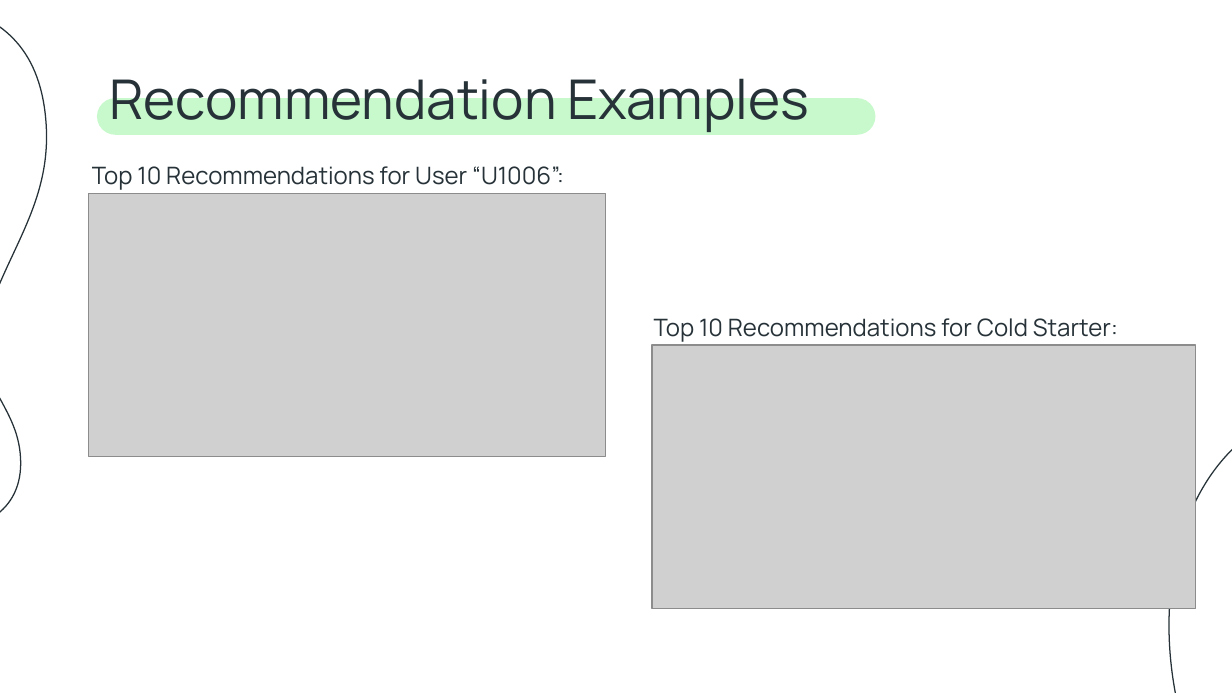
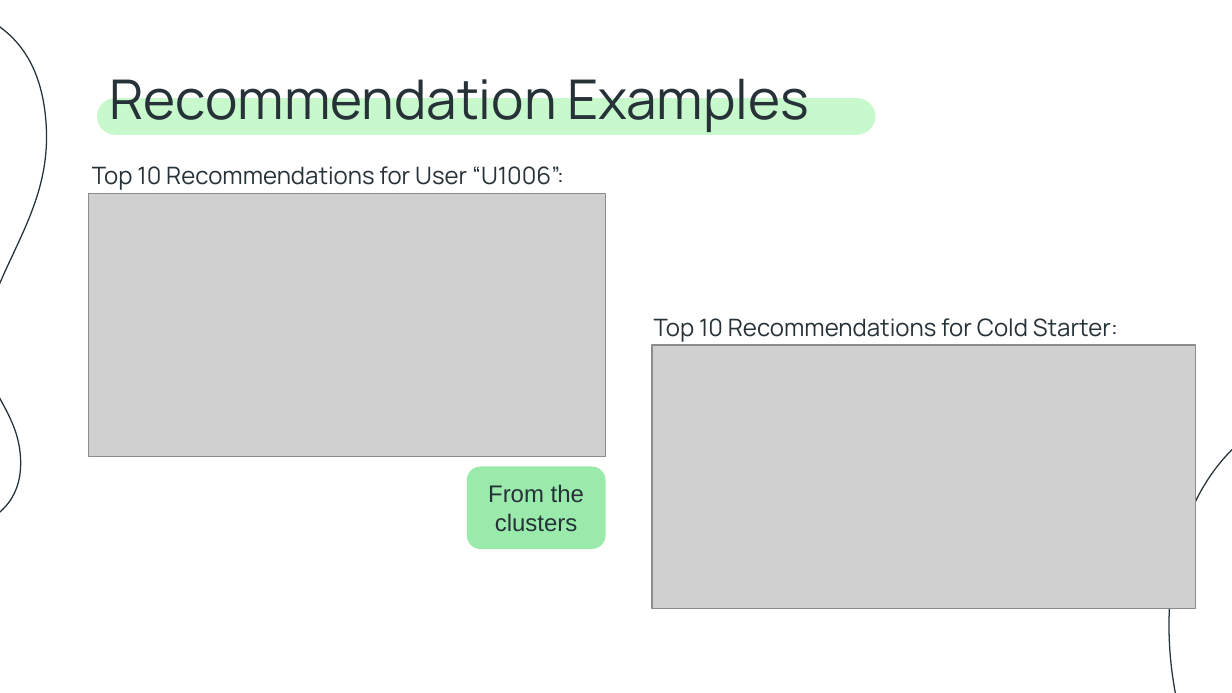
Before and after one commit to SimingSiming/Restaurant-Recommender-System, a slide deck: slide 15 of Presentation/Data Mining Project.pptx. Drawn at 1232x693 pixels with LibreOffice and Linux fonts; fonts in the diff are those of the drawing; grey boxes stand for pictures. Boxes give left, top, right and bottom in pixels: in the first picture for what was removed or moved away, otherwise in the second. Text is boxed around its words. In the diff, an @@ line names an element or a change of style, - is before the commit and + after.

```diff
--- a/Presentation/Data Mining Project.pptx
+++ b/Presentation/Data Mining Project.pptx
@@ rounded rectangle added at box(467, 467, 606, 549), fill #9AEAAC, 14 pt, text #263238 @@
+From the clusters
```
Also in this commit, not shown: 9 other slides changed.
